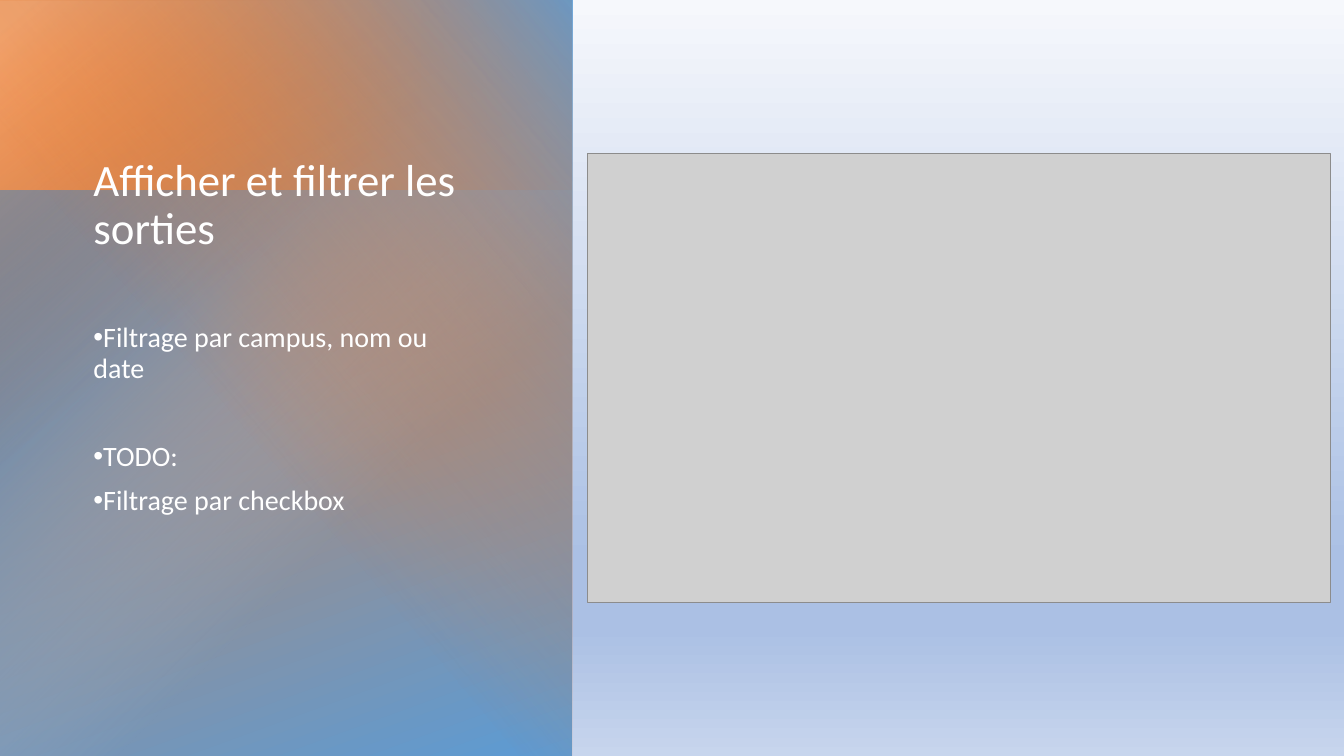
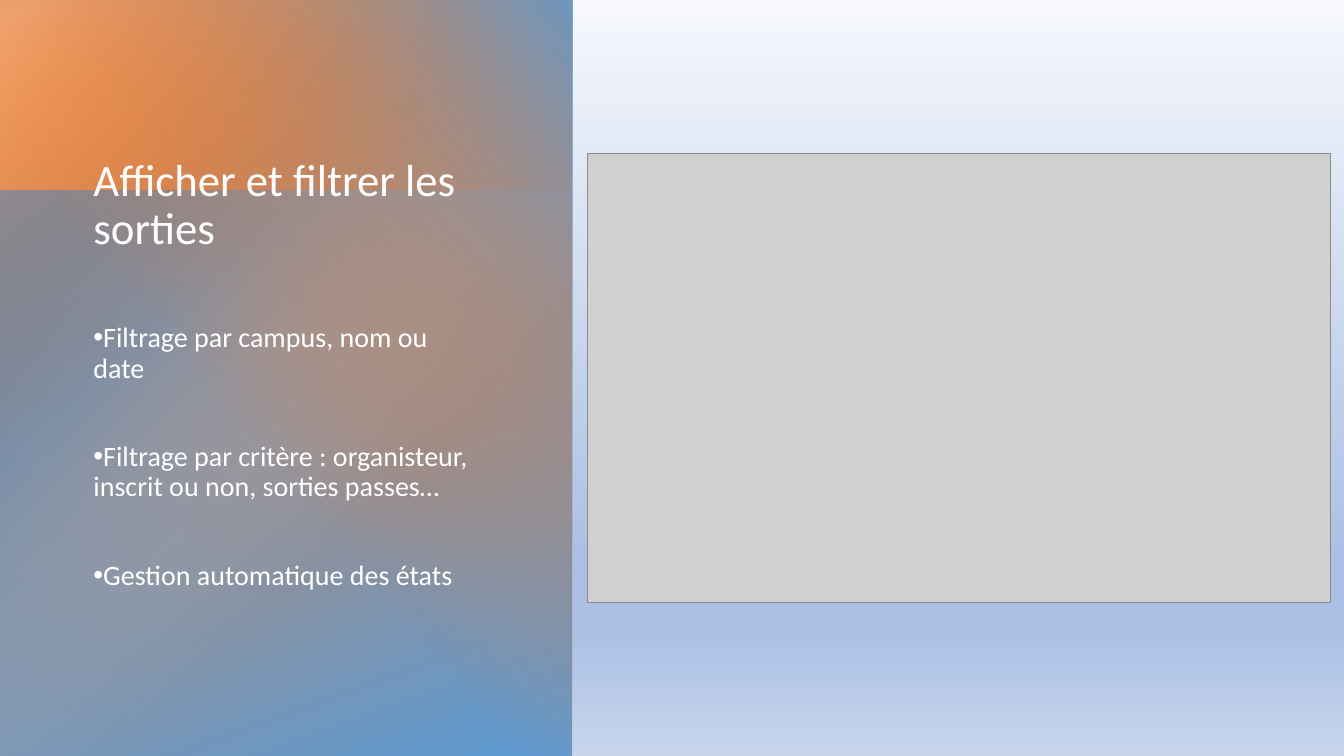
Before and after one commit to Pops1000/sortir_projet, a slide deck: slide 3 of public/Projet Sortie.pptx. Drawn at 1344x756 pixels with LibreOffice and Linux fonts; fonts in the diff are those of the drawing; grey boxes stand for pictures. Boxes give left, top, right and bottom in pixels: in the first picture for what was removed or moved away, otherwise in the second. Text is boxed around its words. In the diff, an @@ line names an element or a change of style, - is before the commit and + after.

Commit message:
fix: filters with checkboxes

```diff
--- a/public/Projet Sortie.pptx
+++ b/public/Projet Sortie.pptx
@@ text at (x1=93, y1=446, x2=467, y2=590): text changed @@
-• TODO:
-• Filtrage par checkbox
+• Filtrage par critère : organisteur, inscrit ou non, sorties passes…
+• Gestion automatique des états
```
Also in this commit, not shown: 5 other slides changed, 3 other files.
